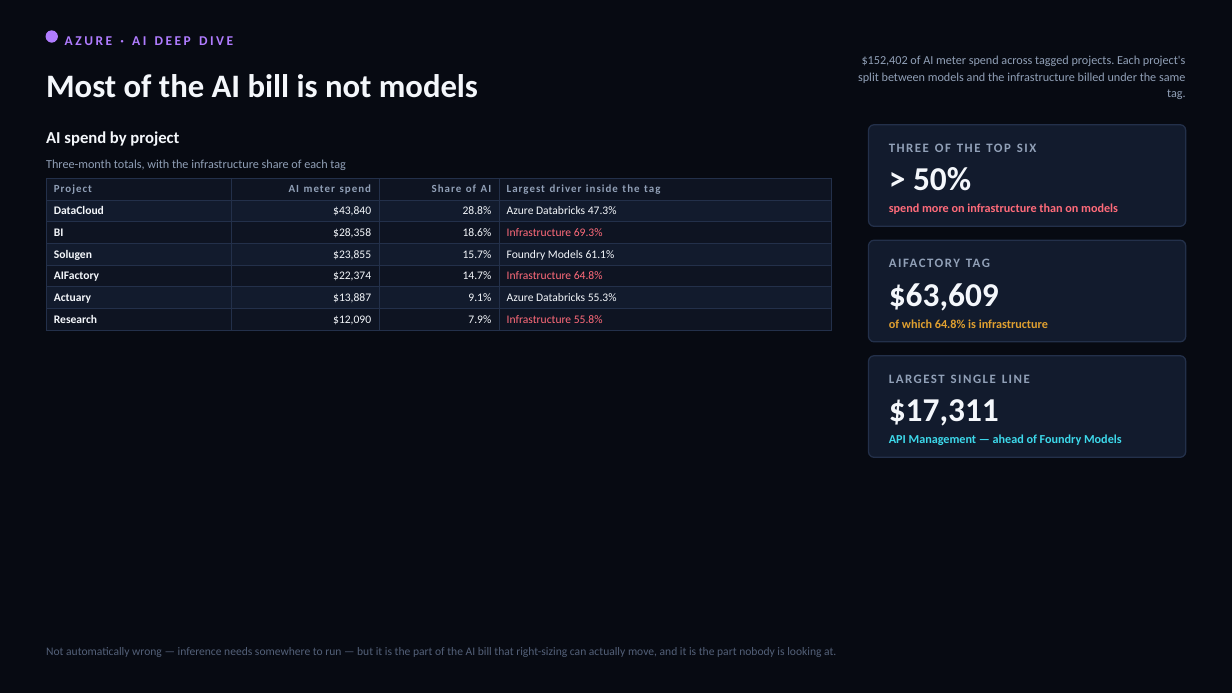
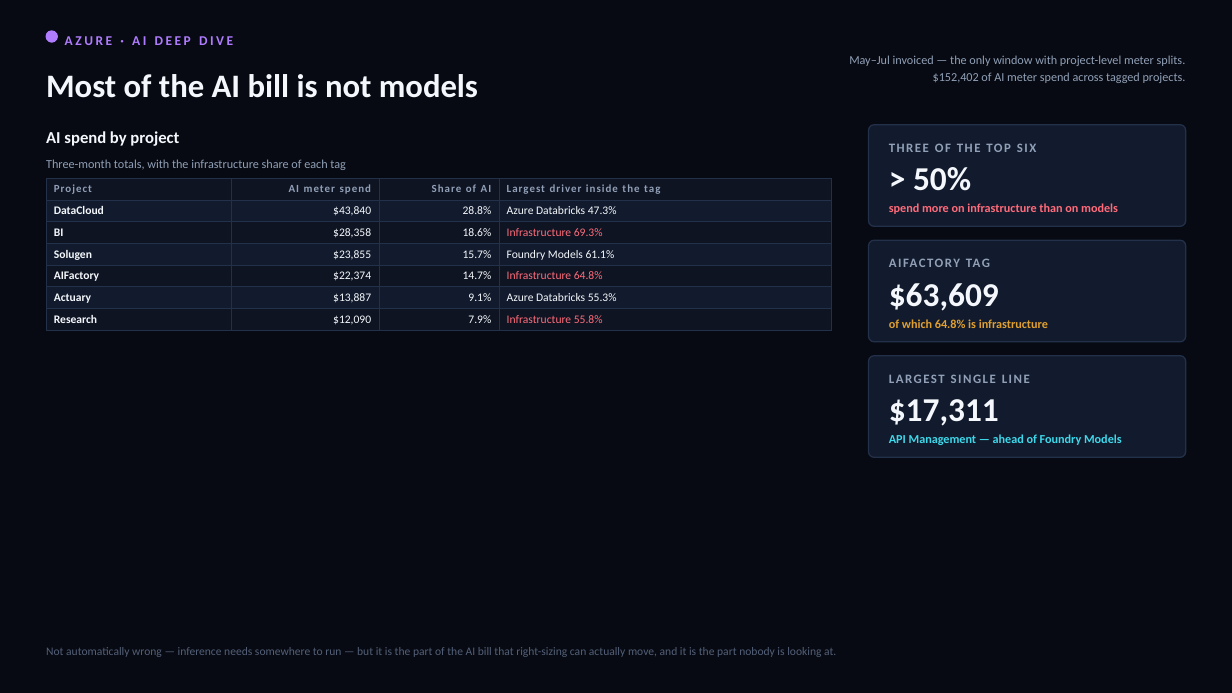
Before and after one commit to arielga5-code/Finops, a slide deck: slide 7 of deck/Harel_Cloud_Cost_CIO_v34.pptx (slide 8 before the commit). Drawn at 1232x693 pixels with LibreOffice and Linux fonts; fonts in the diff are those of the drawing. Boxes give left, top, right and bottom in pixels: in the first picture for what was removed or moved away, otherwise in the second. Text is boxed around its words. In the diff, an @@ line names an element or a change of style, - is before the commit and + after.

```diff
--- a/deck/Harel_Cloud_Cost_CIO_v34.pptx
+++ b/deck/Harel_Cloud_Cost_CIO_v34.pptx
@@ text at (849, 55, 1186, 83): text changed @@
-$152,402 of AI meter spend across tagged projects. Each project's split between models and the infrastructure billed under the same tag.
+May–Jul invoiced — the only window with project-level meter splits. $152,402 of AI meter spend across tagged projects.
```
Also in this commit, not shown: 20 other slides changed, 1 slide removed, 2 other files.
